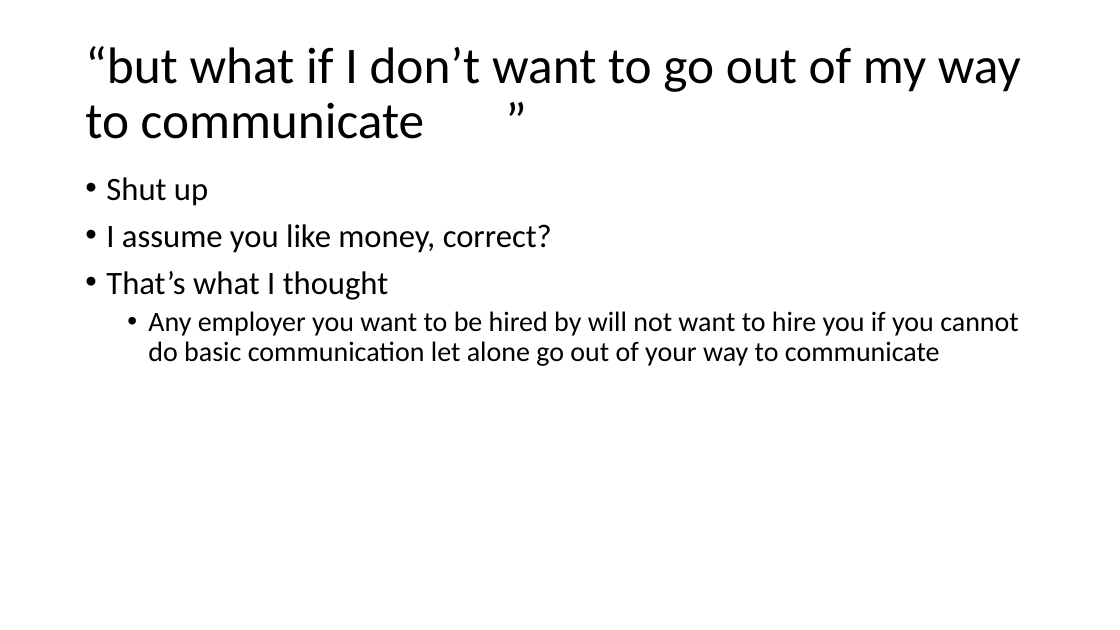
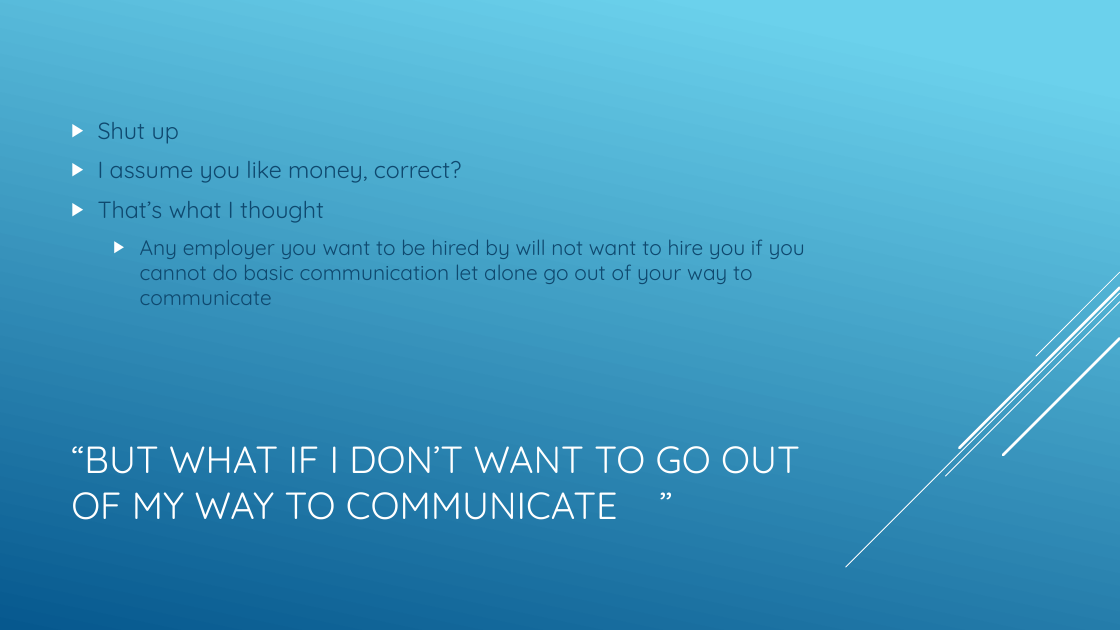
Before and after one commit to csmith1188/docpacs2122, a slide deck: slide 9 of docpac_mar18/Presentation.pptx. Drawn at 1120x630 pixels with LibreOffice and Linux fonts; fonts in the diff are those of the drawing. Boxes give left, top, right and bottom in pixels: in the first picture for what was removed or moved away, otherwise in the second. Text is boxed around its words. In the diff, an @@ line names an element or a change of style, - is before the commit and + after.

Commit message:
fixed again

```diff
--- a/docpac_mar18/Presentation.pptx
+++ b/docpac_mar18/Presentation.pptx
@@ background #FFFFFF to gradient #6ED2EB to #06588E @@
@@ text "Shut up": place and size @@
-text "Shut up" at (106,177,1019,366)
+text "Shut up" at (98,122,805,305)
@@ text "Shut up" at (98,122,805,305): size 28 to 20 pt in "Shut up", "I assume you like money, correct?", "That’s what I thought"; font Calibri to Quicksand, text colour #000000 to #0F496F; size 24 to 18 pt in "Any employer you want to be hired ..."; bullet • to ▶; line spacing 0.9 to 1; more space between paragraphs; vertical alignment top to middle @@
@@ group added at (846,272,1120,567): 5 lines @@
@@ title at (71,446,800,520): text changed; size 44 to 32.4 pt; font Calibri to Quicksand; text colour #000000 to #FFFFFF @@
-“but what if I don’t want to go out of my way to communicate ”
+“BUT WHAT IF I DON’T WANT TO GO OUT OF MY WAY TO COMMUNICATE ”
```
Also in this commit, not shown: 11 other slides changed, 1 slide added, 1 slide removed.
